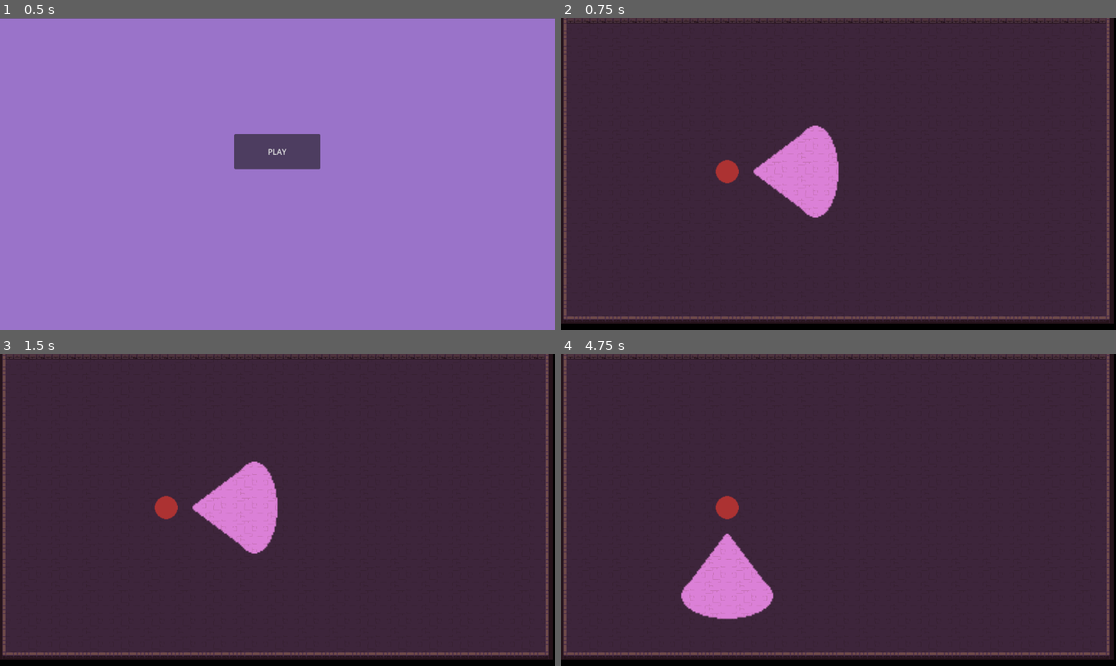
Above: before the commit, frames 1-4 (two rows, left to right).
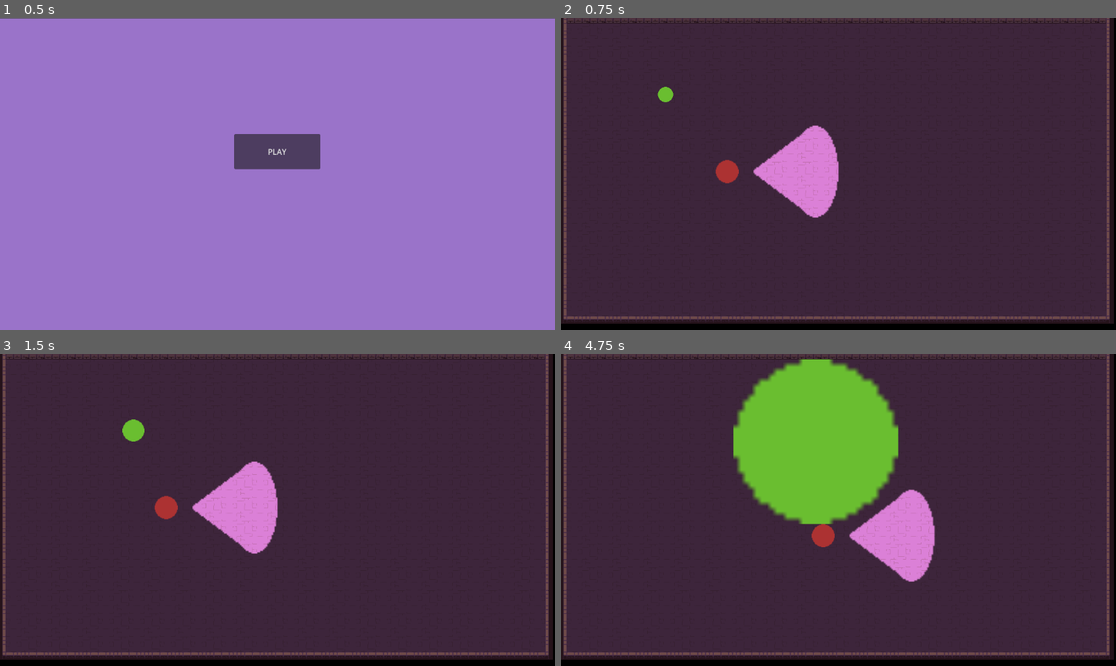
Above: after the commit, the same moments.

Repository: robliv/gamejam2024
Game: Godot game, scene res://scenes/game_manager.tscn
Same seed, same stepped clock (60 frames per second), same inputs: the game is played once before the commit and once after it.
Inputs:
- Up to frame 1 (0.5 s): no input
- Up to frame 2 (0.75 s): click "PLAY" at 0.5 s
- Up to frame 3 (1.5 s): tap Enter (ui_accept) at 1.25, 1.35 s; hold D (move_right, bound only after the commit) from 1.28 s (still down)
- Up to frame 4 (4.75 s): tap Enter (ui_accept) at 1.52, 1.82, 2.1, 2.27, 2.57, 2.85, 3.6, 3.77, 4.07, 4.35, 4.52 s; release D (move_right, bound only after the commit) at 2.03 s; hold S (move_down, bound only after the commit) 2.03-2.78 s; hold D (move_right, bound only after the commit) 2.78-3.53 s; hold W (move_up, bound only after the commit) 3.53-4.28 s; hold A (move_left, bound only after the commit) from 4.28 s (still down)

Frame 1 is identical in both runs. In frame 2, 0.1% of the frame differs, in the area x 17-21%, y 22-27%; in frame 3, 0.2%; in frame 4, 19%, in the area x 21-68%, y 1-86%.

Commit message:
basic player movement + collisions

Diff:
--- a/project/project.godot
+++ b/project/project.godot
@@ -19,6 +19,29 @@
 
 enabled=PackedStringArray("res://addons/coi_serviceworker/plugin.cfg")
 
+[input]
+
+move_left={
+"deadzone": 0.5,
+"events": [Object(InputEventKey,"resource_local_to_scene":false,"resource_name":"","device":-1,"window_id":0,"alt_pressed":false,"shift_pressed":false,"ctrl_pressed":false,"meta_pressed":false,"pressed":false,"keycode":0,"physical_keycode":65,"key_label":0,"unicode":97,"location":0,"echo":false,"script":null)
+]
+}
+move_right={
+"deadzone": 0.5,
+"events": [Object(InputEventKey,"resource_local_to_scene":false,"resource_name":"","device":-1,"window_id":0,"alt_pressed":false,"shift_pressed":false,"ctrl_pressed":false,"meta_pressed":false,"pressed":false,"keycode":0,"physical_keycode":68,"key_label":0,"unicode":100,"location":0,"echo":false,"script":null)
+]
+}
+move_up={
+"deadzone": 0.5,
+"events": [Object(InputEventKey,"resource_local_to_scene":false,"resource_name":"","device":-1,"window_id":0,"alt_pressed":false,"shift_pressed":false,"ctrl_pressed":false,"meta_pressed":false,"pressed":false,"keycode":0,"physical_keycode":87,"key_label":0,"unicode":119,"location":0,"echo":false,"script":null)
+]
+}
+move_down={
+"deadzone": 0.5,
+"events": [Object(InputEventKey,"resource_local_to_scene":false,"resource_name":"","device":-1,"window_id":0,"alt_pressed":false,"shift_pressed":false,"ctrl_pressed":false,"meta_pressed":false,"pressed":false,"keycode":0,"physical_keycode":83,"key_label":0,"unicode":115,"location":0,"echo":false,"script":null)
+]
+}
+
 [rendering]
 
 renderer/rendering_method="gl_compatibility"
--- a/project/scenes/game.tscn
+++ b/project/scenes/game.tscn
@@ -1,7 +1,8 @@
-[gd_scene load_steps=4 format=3 uid="uid://d1y4aagwioo61"]
+[gd_scene load_steps=5 format=3 uid="uid://d1y4aagwioo61"]
 
 [ext_resource type="Script" path="res://scripts/game.gd" id="1_fkfh4"]
 [ext_resource type="PackedScene" uid="uid://btfdqd48x8bi1" path="res://scenes/game_room.tscn" id="2_7c3w0"]
+[ext_resource type="PackedScene" uid="uid://bru46gnnwb7uv" path="res://scenes/player.tscn" id="3_3iinj"]
 [ext_resource type="PackedScene" uid="uid://bkvid3hir38ru" path="res://scenes/guard.tscn" id="3_j82o4"]
 
 [node name="Game" type="Control"]
@@ -34,6 +35,9 @@
 
 [node name="GameRoom" parent="GameRoot" instance=ExtResource("2_7c3w0")]
 
+[node name="player" parent="GameRoot" instance=ExtResource("3_3iinj")]
+position = Vector2(221, 164)
+
 [node name="Guard" parent="GameRoot" instance=ExtResource("3_j82o4")]
 position = Vector2(349, 324)
 scale = Vector2(3, 3)
--- a/project/scenes/game_room.tscn
+++ b/project/scenes/game_room.tscn
@@ -5,51 +5,69 @@
 [sub_resource type="TileSetAtlasSource" id="TileSetAtlasSource_wo5qw"]
 texture = ExtResource("1_hly86")
 0:0/0 = 0
+0:0/0/physics_layer_0/polygon_0/points = PackedVector2Array(-8, -8, 8, -8, 8, 8, -8, 8)
 1:0/0 = 0
+1:0/0/physics_layer_0/polygon_0/points = PackedVector2Array(-8, -8, 8, -8, 8, 8, -8, 8)
 2:0/0 = 0
+2:0/0/physics_layer_0/polygon_0/points = PackedVector2Array(-8, -8, 8, -8, 8, 8, -8, 8)
 3:0/0 = 0
+3:0/0/physics_layer_0/polygon_0/points = PackedVector2Array(-8, -8, 8, -8, 8, 8, -8, 8)
 4:0/0 = 0
+4:0/0/physics_layer_0/polygon_0/points = PackedVector2Array(-8, -8, 8, -8, 8, 8, -8, 8)
 5:0/0 = 0
+5:0/0/physics_layer_0/polygon_0/points = PackedVector2Array(-8, -8, 8, -8, 8, 8, -8, 8)
 6:0/0 = 0
 7:0/0 = 0
 8:0/0 = 0
 9:0/0 = 0
 0:1/0 = 0
+0:1/0/physics_layer_0/polygon_0/points = PackedVector2Array(-8, -8, 8, -8, 8, 8, -8, 8)
 1:1/0 = 0
 2:1/0 = 0
 3:1/0 = 0
 4:1/0 = 0
 5:1/0 = 0
+5:1/0/physics_layer_0/polygon_0/points = PackedVector2Array(-8, -8, 8, -8, 8, 8, -8, 8)
 6:1/0 = 0
 7:1/0 = 0
 8:1/0 = 0
 9:1/0 = 0
 0:2/0 = 0
+0:2/0/physics_layer_0/polygon_0/points = PackedVector2Array(-8, -8, 8, -8, 8, 8, -8, 8)
 1:2/0 = 0
 2:2/0 = 0
 3:2/0 = 0
 4:2/0 = 0
 5:2/0 = 0
+5:2/0/physics_layer_0/polygon_0/points = PackedVector2Array(-8, -8, 8, -8, 8, 8, -8, 8)
 6:2/0 = 0
 7:2/0 = 0
 8:2/0 = 0
 9:2/0 = 0
 0:3/0 = 0
+0:3/0/physics_layer_0/polygon_0/points = PackedVector2Array(-8, -8, 8, -8, 8, 8, -8, 8)
 1:3/0 = 0
 2:3/0 = 0
 3:3/0 = 0
 4:3/0 = 0
 5:3/0 = 0
+5:3/0/physics_layer_0/polygon_0/points = PackedVector2Array(-8, -8, 8, -8, 8, 8, -8, 8)
 6:3/0 = 0
 7:3/0 = 0
 8:3/0 = 0
 9:3/0 = 0
 0:4/0 = 0
+0:4/0/physics_layer_0/polygon_0/points = PackedVector2Array(-8, -8, 8, -8, 8, 8, -8, 8)
 1:4/0 = 0
+1:4/0/physics_layer_0/polygon_0/points = PackedVector2Array(-8, -8, 8, -8, 8, 8, -8, 8)
 2:4/0 = 0
+2:4/0/physics_layer_0/polygon_0/points = PackedVector2Array(-8, -8, 8, -8, 8, 8, -8, 8)
 3:4/0 = 0
+3:4/0/physics_layer_0/polygon_0/points = PackedVector2Array(-8, -8, 8, -8, 8, 8, -8, 8)
 4:4/0 = 0
+4:4/0/physics_layer_0/polygon_0/points = PackedVector2Array(-8, -8, 8, -8, 8, 8, -8, 8)
 5:4/0 = 0
+5:4/0/physics_layer_0/polygon_0/points = PackedVector2Array(-8, -8, 8, -8, 8, 8, -8, 8)
 6:4/0 = 0
 7:4/0 = 0
 8:4/0 = 0
@@ -106,11 +124,14 @@
 9:9/0 = 0
 
 [sub_resource type="TileSet" id="TileSet_niwo7"]
+physics_layer_0/collision_layer = 1
+physics_layer_0/collision_mask = 2
 terrain_set_0/mode = 0
 sources/0 = SubResource("TileSetAtlasSource_wo5qw")
 
 [node name="GameRoom" type="Node2D"]
 
 [node name="TileMapLayer" type="TileMapLayer" parent="."]
+visibility_layer = 2
 tile_map_data = PackedByteArray("AAAAACcAAAAAAAQAAAABACcAAAABAAQAAAACACcAAAACAAQAAAADACcAAAADAAQAAAAEACcAAAAEAAQAAAAFAC …(46000 unchanged characters)…
 tile_set = SubResource("TileSet_niwo7")
--- a/project/scenes/guard.gd
+++ b/project/scenes/guard.gd
@@ -1,4 +1,4 @@
-extends Node2D
+extends CharacterBody2D
 
 # Define possible states for the enemy
 enum EnemyState { MOVE_FORWARD, STAND, CHANGE_DIRECTION }
@@ -17,18 +17,27 @@
 	# Create and start the timer
 	state_timer = Timer.new()
 	state_timer.wait_time = 2.0
-	state_timer.timeout.connect(_on_state_timer_timeout)  # Correct connection method
+	state_timer.timeout.connect(_on_state_timer_timeout)
 	add_child(state_timer)
 	state_timer.start()
 
-func _process(delta: float) -> void:
+func _physics_process(delta: float) -> void:
 	# Handle enemy movement based on the current state
 	match current_state:
 		EnemyState.MOVE_FORWARD:
-			position += direction * speed * delta
+			# Set the velocity based on the direction and speed
+			velocity = direction * speed
+			move_and_slide()  # Move the enemy and handle collisions
+
+			# Check for collisions and react accordingly
+			if is_on_wall():
+				# If the enemy hits a wall, change to stand or change direction
+				current_state = EnemyState.STAND  # or EnemyState.CHANGE_DIRECTION
+
 		EnemyState.STAND:
 			# Do nothing, the enemy stands still
 			pass
+
 		EnemyState.CHANGE_DIRECTION:
 			# Direction change is handled in the timeout function
 			pass
@@ -37,7 +46,7 @@
 func _on_state_timer_timeout() -> void:
 	# Randomly select the next state
 	var random_state = randi() % 3
-	current_state = random_state  # Directly assign the random state
+	current_state = random_state
 
 	if current_state == EnemyState.CHANGE_DIRECTION:
 		# Randomly choose a new direction and rotate the enemy accordingly
--- a/project/scenes/guard.tscn
+++ b/project/scenes/guard.tscn
@@ -1,19 +1,27 @@
-[gd_scene load_steps=4 format=3 uid="uid://bkvid3hir38ru"]
+[gd_scene load_steps=5 format=3 uid="uid://bkvid3hir38ru"]
 
 [ext_resource type="Script" path="res://scenes/guard.gd" id="1_58cw7"]
 [ext_resource type="Texture2D" uid="uid://b8ed6yr1l8x6o" path="res://assets/guard.png" id="1_rret1"]
 [ext_resource type="Texture2D" uid="uid://bkfkwmyty8odr" path="res://assets/light.png" id="2_oo7hn"]
 
+[sub_resource type="CircleShape2D" id="CircleShape2D_iri6e"]
+radius = 8.0
+
 [node name="Guard" type="Node2D"]
+
+[node name="CharacterBody2D" type="CharacterBody2D" parent="."]
+collision_layer = 2
 script = ExtResource("1_58cw7")
 
-[node name="CharacterBody2D" type="CharacterBody2D" parent="."]
-
-[node name="Sprite2D" type="Sprite2D" parent="."]
-scale = Vector2(0.5, 0.5)
-texture = ExtResource("1_rret1")
-
-[node name="PointLight2D" type="PointLight2D" parent="."]
+[node name="PointLight2D" type="PointLight2D" parent="CharacterBody2D"]
 energy = 5.0
 texture = ExtResource("2_oo7hn")
 offset = Vector2(50, 0)
+
+[node name="CollisionShape2D" type="CollisionShape2D" parent="CharacterBody2D"]
+light_mask = 2
+shape = SubResource("CircleShape2D_iri6e")
+
+[node name="Sprite2D" type="Sprite2D" parent="CharacterBody2D"]
+scale = Vector2(0.5, 0.5)
+texture = ExtResource("1_rret1")
--- /dev/null
+++ b/project/scenes/player.gd
@@ -0,0 +1,29 @@
+extends CharacterBody2D
+
+const SPEED = 300.0
+const SCALE_FACTOR = 1.2 # Adjust this factor to scale the character up or down.
+
+func _physics_process(delta: float) -> void:
+	# Get the input direction and handle the movement.
+	var direction := Vector2(
+		Input.get_action_strength("move_right") - Input.get_action_strength("move_left"),
+		Input.get_action_strength("move_down") - Input.get_action_strength("move_up")
+	)
+
+	# If there's input, set the velocity in that direction.
+	if direction != Vector2.ZERO:
+		velocity = direction.normalized() * SPEED
+	else:
+		velocity = Vector2.ZERO
+
+	# Move the character.
+	move_and_slide()
+
+	# Scale the character if spacebar is pressed.
+	if Input.is_action_just_pressed("ui_accept"):  # Default key is spacebar.
+		scale_character()
+
+
+func scale_character() -> void:
+	# Scale the character by the scale factor.
+	self.scale *= SCALE_FACTOR
--- /dev/null
+++ b/project/scenes/player.tscn
@@ -0,0 +1,18 @@
+[gd_scene load_steps=4 format=3 uid="uid://bru46gnnwb7uv"]
+
+[ext_resource type="Texture2D" uid="uid://bnmvvuy3ruxys" path="res://assets/player.png" id="1_03k67"]
+[ext_resource type="Script" path="res://scenes/player.gd" id="1_6gjkk"]
+
+[sub_resource type="CircleShape2D" id="CircleShape2D_ux2b3"]
+radius = 16.0
+
+[node name="player" type="Node2D"]
+
+[node name="CharacterBody2D" type="CharacterBody2D" parent="."]
+script = ExtResource("1_6gjkk")
+
+[node name="CollisionShape2D" type="CollisionShape2D" parent="CharacterBody2D"]
+shape = SubResource("CircleShape2D_ux2b3")
+
+[node name="Sprite2D" type="Sprite2D" parent="CharacterBody2D"]
+texture = ExtResource("1_03k67")
Binary file added: project/assets/player.png
Not shown, added: project/assets/player.png.import
